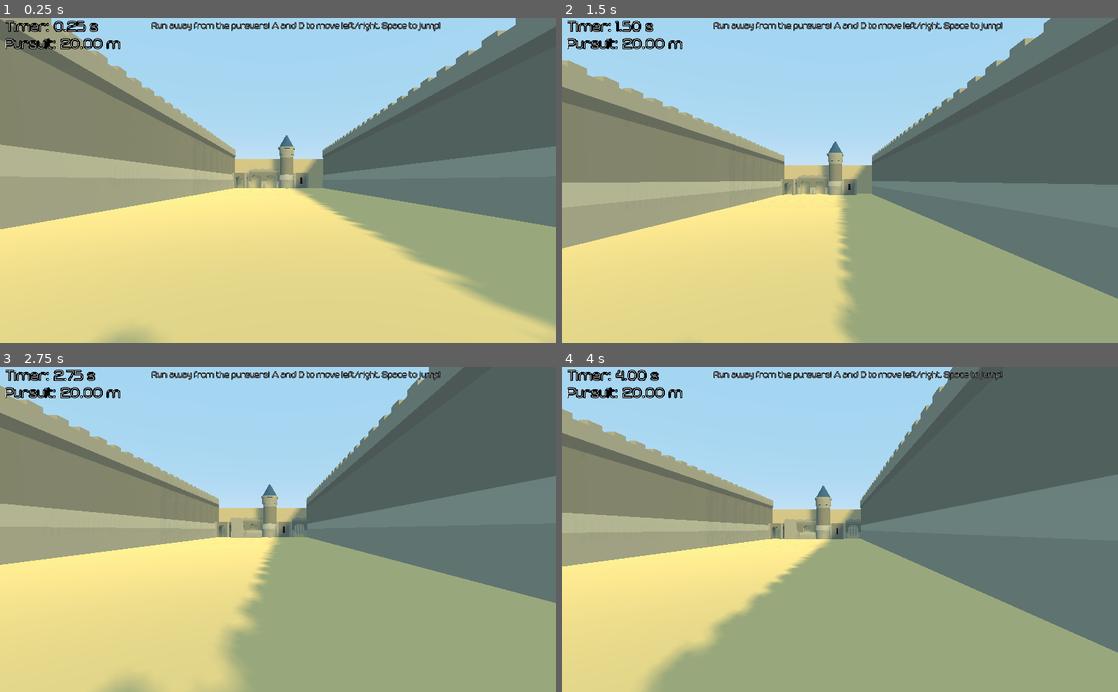
Above: before the commit, frames 1-4 (two rows, left to right).
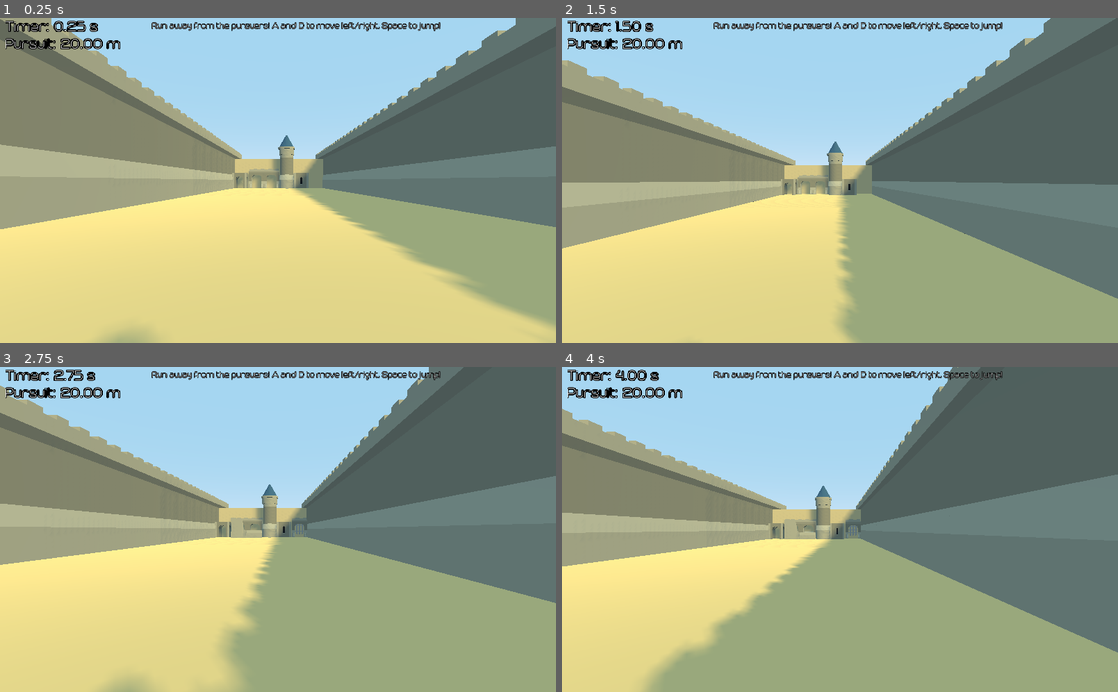
Above: after the commit, the same moments.

Repository: kev-cao/Desert-Run
Game: Godot game, scene res://Scenes/World.tscn
The game is run twice, just before and just after one commit, with the same random seed, the same clock (stepped at 60 frames per second) and the same inputs.
Inputs (mouse positions are in pixels of both pictures, inside the frame that each line leads up to):
- Up to frame 1 (0.25 s): no input
- Up to frame 2 (1.5 s): move the mouse to (962, 164) at 0.52 s; hold D (strafe_right) 0.53-1.28 s; tap Space (jump) at 0.77 s; move the mouse to (728, 196) at 1.27 s; hold A (strafe_left) from 1.28 s (still down)
- Up to frame 3 (2.75 s): tap Space (jump) at 1.52 s; move the mouse to (333, 458) at 2.02 s; release A (strafe_left) at 2.03 s; hold D (strafe_right) from 2.03 s (still down)
- Up to frame 4 (4 s): move the mouse to (812, 594) at 2.77 s; tap Space (jump) at 3.02, 3.77 s; move the mouse to (1006, 578) at 3.52 s; release D (strafe_right) at 3.53 s; hold A (strafe_left) from 3.53 s (still down)

The runs differ from the first frame. In frame 1, less than 0.1% of the frame differs, in the area x 42-59%, y 40-44%; in frame 2, less than 0.1%, in the area x 40-56%, y 42-46%; in frame 3, less than 0.1%; in frame 4, less than 0.1%.

Commit message:
Walls moved to make movement seem more natural

Diff:
--- a/Scenes/World.tscn
+++ b/Scenes/World.tscn
@@ -1,10 +1,11 @@
-[gd_scene load_steps=9 format=2]
+[gd_scene load_steps=10 format=2]
 
 [ext_resource path="res://Scripts/World.gd" type="Script" id=1]
 [ext_resource path="res://Scenes/Character.tscn" type="PackedScene" id=2]
-[ext_resource path="res://Scenes/Wall.tscn" type="PackedScene" id=3]
-[ext_resource path="res://Scenes/BuildingSpawner.tscn" type="PackedScene" id=4]
-[ext_resource path="res://Scenes/GUI.tscn" type="PackedScene" id=5]
+[ext_resource path="res://Scripts/SideWalls.gd" type="Script" id=3]
+[ext_resource path="res://Scenes/Wall.tscn" type="PackedScene" id=4]
+[ext_resource path="res://Scenes/BuildingSpawner.tscn" type="PackedScene" id=5]
+[ext_resource path="res://Scenes/GUI.tscn" type="PackedScene" id=6]
 
 [sub_resource type="SpatialMaterial" id=1]
 albedo_color = Color( 0.937255, 0.803922, 0.521569, 1 )
@@ -36,46 +37,53 @@
 [node name="Character" parent="." instance=ExtResource( 2 )]
 transform = Transform( 1, 0, 0, 0, 1, 0, 0, 0, 1, -10, 0.931, -0.175 )
 
-[node name="Side Walls" type="Spatial" parent="."]
+[node name="Side Walls" type="KinematicBody" parent="."]
 editor/display_folded = true
+script = ExtResource( 3 )
 
-[node name="Wall" parent="Side Walls" instance=ExtResource( 3 )]
+[node name="Wall" parent="Side Walls" instance=ExtResource( 4 )]
 transform = Transform( -4.37114e-008, 0, -1, 0, 1, 0, 1, 0, -4.37114e-008, -30, 0, 7.5 )
 
-[node name="Wall2" parent="Side Walls" instance=ExtResource( 3 )]
+[node name="Wall2" parent="Side Walls" instance=ExtResource( 4 )]
 transform = Transform( -4.37114e-008, 0, -1, 0, 1, 0, 1, 0, -4.37114e-008, -20, 0, 7.5 )
 
-[node name="Wall3" parent="Side Walls" instance=ExtResource( 3 )]
+[node name="Wall3" parent="Side Walls" instance=ExtResource( 4 )]
 transform = Transform( -4.37114e-008, 0, -1, 0, 1, 0, 1, 0, -4.37114e-008, -10, 0, 7.5 )
 
-[node name="Wall4" parent="Side Walls" instance=ExtResource( 3 )]
+[node name="Wall4" parent="Side Walls" instance=ExtResource( 4 )]
 transform = Transform( -4.37114e-008, 0, -1, 0, 1, 0, 1, 0, -4.37114e-008, 0, 0, 7.5 )
 
-[node name="Wall5" parent="Side Walls" instance=ExtResource( 3 )]
+[node name="Wall5" parent="Side Walls" instance=ExtResource( 4 )]
 transform = Transform( -4.37114e-008, 0, -1, 0, 1, 0, 1, 0, -4.37114e-008, 10, 0, 7.5 )
 
-[node name="Wall6" parent="Side Walls" instance=ExtResource( 3 )]
+[node name="Wall6" parent="Side Walls" instance=ExtResource( 4 )]
 transform = Transform( -4.37114e-008, 0, -1, 0, 1, 0, 1, 0, -4.37114e-008, 20, 0, 7.5 )
 
-[node name="Wall7" parent="Side Walls" instance=ExtResource( 3 )]
+[node name="Wall14" parent="Side Walls" instance=ExtResource( 4 )]
+transform = Transform( -4.37114e-008, 0, -1, 0, 1, 0, 1, 0, -4.37114e-008, 30, 0, 7.5 )
+
+[node name="Wall7" parent="Side Walls" instance=ExtResource( 4 )]
 transform = Transform( -4.37114e-008, 0, -1, 0, 1, 0, 1, 0, -4.37114e-008, 20, 0, -10 )
 
-[node name="Wall8" parent="Side Walls" instance=ExtResource( 3 )]
+[node name="Wall13" parent="Side Walls" instance=ExtResource( 4 )]
+transform = Transform( -4.37114e-008, 0, -1, 0, 1, 0, 1, 0, -4.37114e-008, 30, 0, -10 )
+
+[node name="Wall8" parent="Side Walls" instance=ExtResource( 4 )]
 transform = Transform( -4.37114e-008, 0, -1, 0, 1, 0, 1, 0, -4.37114e-008, 10, 0, -10 )
 
-[node name="Wall9" parent="Side Walls" instance=ExtResource( 3 )]
+[node name="Wall9" parent="Side Walls" instance=ExtResource( 4 )]
 transform = Transform( -4.37114e-008, 0, -1, 0, 1, 0, 1, 0, -4.37114e-008, 0, 0, -10 )
 
-[node name="Wall10" parent="Side Walls" instance=ExtResource( 3 )]
+[node name="Wall10" parent="Side Walls" instance=ExtResource( 4 )]
 transform = Transform( -4.37114e-008, 0, -1, 0, 1, 0, 1, 0, -4.37114e-008, -10, 0, -10 )
 
-[node name="Wall11" parent="Side Walls" instance=ExtResource( 3 )]
+[node name="Wall11" parent="Side Walls" instance=ExtResource( 4 )]
 transform = Transform( -4.37114e-008, 0, -1, 0, 1, 0, 1, 0, -4.37114e-008, -20, 0, -10 )
 
-[node name="Wall12" parent="Side Walls" instance=ExtResource( 3 )]
+[node name="Wall12" parent="Side Walls" instance=ExtResource( 4 )]
 transform = Transform( -4.37114e-008, 0, -1, 0, 1, 0, 1, 0, -4.37114e-008, -30, 0, -10 )
 
-[node name="BuildingSpawner" parent="." instance=ExtResource( 4 )]
+[node name="BuildingSpawner" parent="." instance=ExtResource( 5 )]
 transform = Transform( 1, 0, 0, 0, 1, 0, 0, 0, 1, 30, 0, 0 )
 
-[node name="Control" parent="." instance=ExtResource( 5 )]
+[node name="Control" parent="." instance=ExtResource( 6 )]
--- a/Scripts/Building.gd
+++ b/Scripts/Building.gd
@@ -10,9 +10,8 @@
 	move_lock_z = true
 	pass # Replace with function body.
 
-func _process(delta):
-	if translation.x < -60:
-		self.queue_free()
 
 func _physics_process(delta):
 	move_and_slide(Vector3(-speed, 0, 0))
+	if translation.x < -60:
+		self.queue_free()
--- /dev/null
+++ b/Scripts/SideWalls.gd
@@ -0,0 +1,15 @@
+extends KinematicBody
+
+# Declare member variables here. Examples:
+# var a = 2
+# var b = "text"
+
+var speed = 10
+var time_elapsed = 0
+
+func _physics_process(delta):
+	time_elapsed += delta
+	move_and_slide(Vector3(-speed, 0, 0))
+	if time_elapsed >= .5:
+		transform = transform.translated(Vector3(speed / 2, 0, 0))
+		time_elapsed = 0
